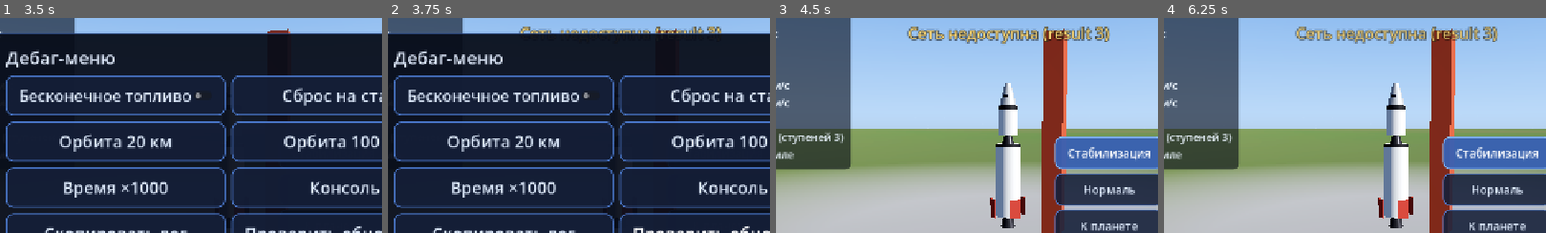
Above: before the commit, frames 1-4 (left to right).
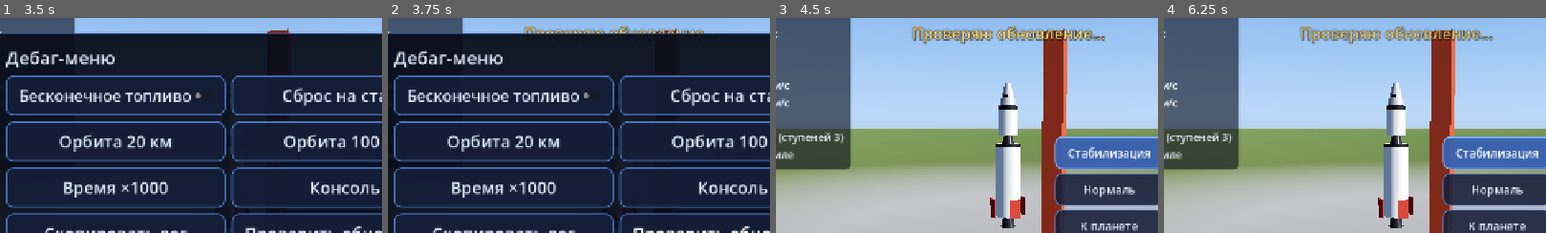
Above: after the commit, the same moments.

Repository: BuninSil/Starward
Game: Godot game, scene res://scenes/boot.tscn
The game is run twice, just before and just after one commit, with the same random seed, the same clock (stepped at 60 frames per second) and the same inputs.
Inputs:
- Up to frame 1 (3.5 s): click "ПОЛЁТ" at 0.5 s; click "Карта" at 1.25 s; click "Полёт" at 2 s; click "Дебаг" at 2.75 s
- Up to frame 2 (3.75 s): click "Проверить обновление" at 3.5 s
- Up to frame 3 (4.5 s): click "Сброс на старт" at 4.25 s
- Up to frame 4 (6.25 s): click "Медленнее" at 5 s; click "Быстрее" at 5.75 s
The pictures show only the part of the screen within x 20-70%, y 14-64%; the shares and areas given below are measured in that part.

Frame 1 is identical in both runs. In frame 2, 0.8% of the frame differs, in the area x 34-88%, y 3-8%; in frame 3, 2.3%, in the area x 34-88%, y 3-12%; in frame 4, 2.2%.

Commit message:
Updater: fresh request per check, one silent retry, re-check on app resume
Fixes 'Сеть недоступна' when pressing 'check update' right after returning
from background.

Co-Authored-By: Claude Opus 5.5 <noreply@anthropic.com>
Claude-Session: https://claude.ai/code/session_0113FrLWJiVSs1Ympzkh3Jgi

Diff:
--- a/scripts/autoload/updater.gd
+++ b/scripts/autoload/updater.gd
@@ -11,6 +11,8 @@
 const API_LATEST := "https://api.github.com/repos/%s/releases/latest" % REPO
 const PLUGIN_SINGLETON := "StarwardUpdater"
 const TIMEOUT_SEC := 15.0
+const RETRY_DELAY_SEC := 2.0
+const RESUME_RECHECK_SEC := 600.0   ## re-check on app resume if the last check is older
 
 ## Last found release: {tag, version_code, name, notes, apk_url, apk_size, html_url}
 var latest: Dictionary = {}
@@ -18,6 +20,8 @@
 var is_downloading := false
 
 var _startup_checked := false
+var _retried := false
+var _last_check_msec := -1
 var _check_request: HTTPRequest
 var _download_request: HTTPRequest
 var _download_path := ""
@@ -48,15 +52,32 @@
 	check_now()
 
 
+func _notification(what: int) -> void:
+	# After the app was in background Android may have dropped its sockets;
+	# re-check if the last check is old enough.
+	if what == NOTIFICATION_APPLICATION_RESUMED and _startup_checked and current_version_code() > 0:
+		if _last_check_msec < 0 or Time.get_ticks_msec() - _last_check_msec > RESUME_RECHECK_SEC * 1000.0:
+			Log.info("Updater: app resumed, re-checking")
+			check_now()
+
+
 func check_now() -> void:
+	_retried = false
+	_start_check()
+
+
+func _start_check() -> void:
 	if is_checking:
 		return
 	is_checking = true
-	if _check_request == null:
-		_check_request = HTTPRequest.new()
-		_check_request.timeout = TIMEOUT_SEC
-		_check_request.request_completed.connect(_on_check_completed)
-		add_child(_check_request)
+	_last_check_msec = Time.get_ticks_msec()
+	# Fresh HTTPRequest every time: a node reused after background can hold a dead connection.
+	if _check_request != null:
+		_check_request.queue_free()
+	_check_request = HTTPRequest.new()
+	_check_request.timeout = TIMEOUT_SEC
+	_check_request.request_completed.connect(_on_check_completed)
+	add_child(_check_request)
 	Log.info("Updater: checking %s (current build %d)" % [API_LATEST, current_version_code()])
 	var err := _check_request.request(API_LATEST, _headers("application/vnd.github+json"))
 	if err != OK:
@@ -65,6 +86,20 @@
 
 func _on_check_completed(result: int, code: int, _headers_in: PackedStringArray, body: PackedByteArray) -> void:
 	if result != HTTPRequest.RESULT_SUCCESS:
+		if not _retried:
+			# One silent retry: first request after resume often fails.
+			_retried = true
+			is_checking = false
+			Log.info("Updater: request failed (result %d), retrying in %.0f s" % [result, RETRY_DELAY_SEC])
+			var timer := Timer.new()
+			timer.one_shot = true
+			timer.wait_time = RETRY_DELAY_SEC
+			timer.timeout.connect(func() -> void:
+				timer.queue_free()
+				_start_check())
+			add_child(timer)
+			timer.start()
+			return
 		_finish_check(false, "Сеть недоступна (result %d)" % result)
 		return
 	if code == 404:
